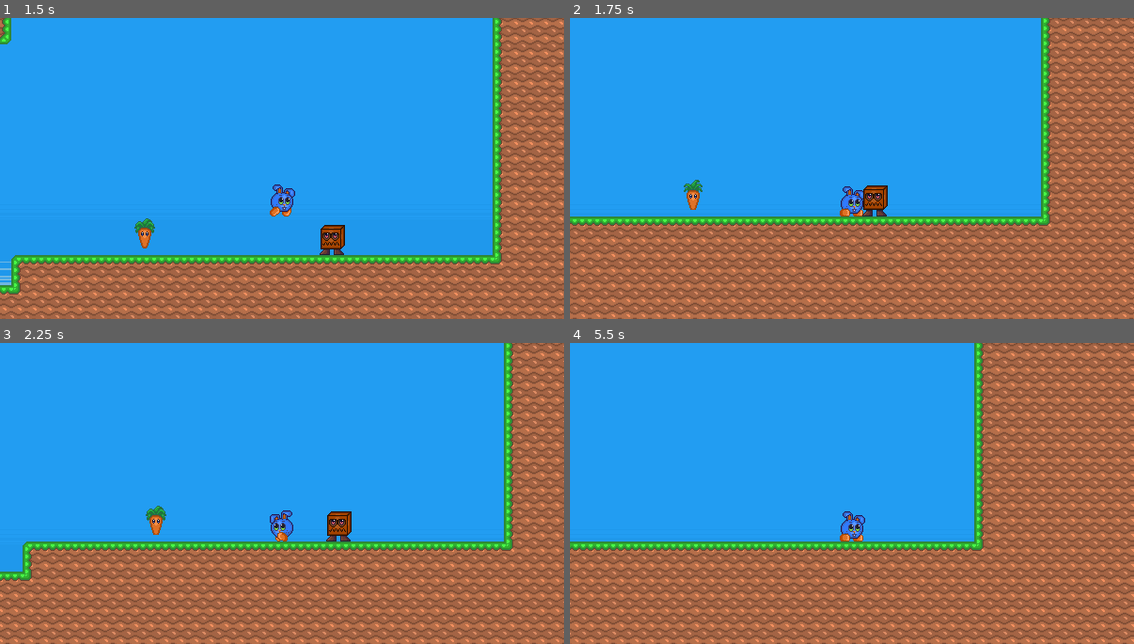
Above: before the commit, frames 1-4 (two rows, left to right).
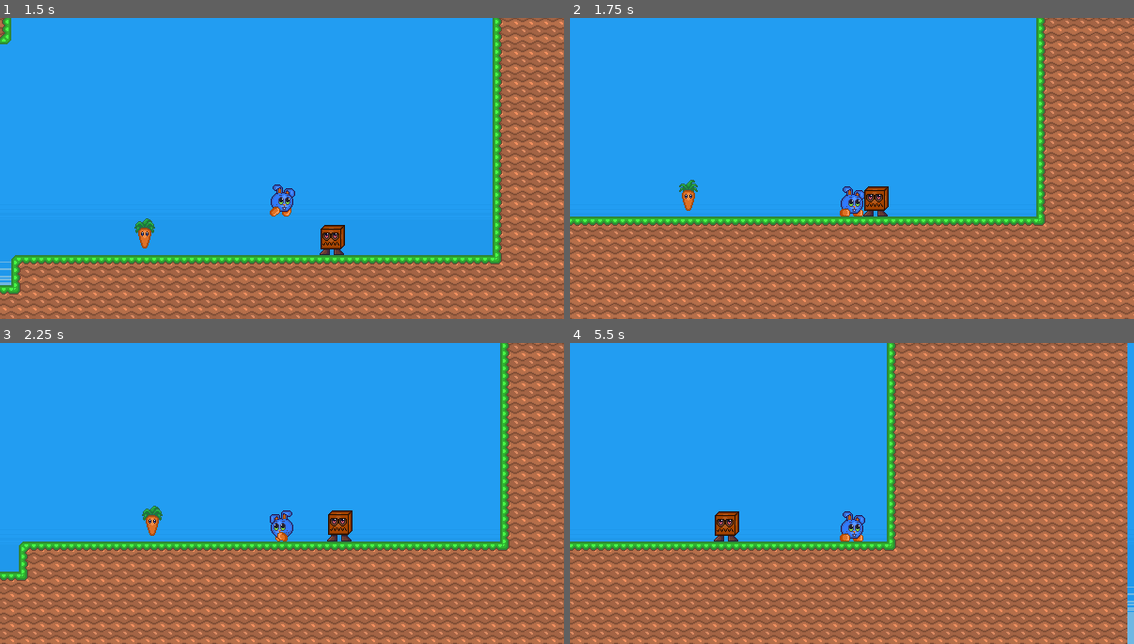
Above: after the commit, the same moments.

Repository: jimmycalhado/Moneko
Game: Godot game, scene res://Scene/fases/test.tscn
Same seed, same stepped clock (60 frames per second), same inputs: the game is played once before the commit and once after it. The project has no main scene, so this scene is started directly.
Inputs:
- Up to frame 1 (1.5 s): hold Right (ui_right) from 0.53 s (still down); tap Space (pulo) at 0.77 s
- Up to frame 2 (1.75 s): keep holding Right (ui_right); tap Space (pulo) at 1.52 s
- Up to frame 3 (2.25 s): release Right (ui_right) at 2.03 s; hold Left (ui_left) from 2.03 s (still down)
- Up to frame 4 (5.5 s): release Left (ui_left) at 2.78 s; hold Right (ui_right) 2.78-4.28 s; tap Space (pulo) at 3.02, 3.77, 4.52 s; hold Left (ui_left) 4.28-5.03 s; hold Right (ui_right) from 5.03 s (still down)

Frame 1 is identical in both runs. In frame 2, 18% of the frame differs, in the area x 0-100%, y 0-100%; in frame 3, 17%; in frame 4, 31%.

Commit message:
adicionado vida ao moneko

Diff:
--- a/Scene/personagens/Moneko/moneko.tscn
+++ b/Scene/personagens/Moneko/moneko.tscn
@@ -1,13 +1,16 @@
-[gd_scene load_steps=10 format=3 uid="uid://g0j2plpdk1f4"]
+[gd_scene load_steps=11 format=3 uid="uid://g0j2plpdk1f4"]
 
 [ext_resource type="Texture2D" uid="uid://xrgotcegwjtk" path="res://Sprites/personagens/moneko/moelho-Sheet.png" id="1_bl86s"]
 [ext_resource type="Script" path="res://Scripts/moneko/moneko.gd" id="1_gk6ue"]
 
+[sub_resource type="RectangleShape2D" id="RectangleShape2D_6m85r"]
+size = Vector2(26, 29.6296)
+
 [sub_resource type="RectangleShape2D" id="RectangleShape2D_dj4rq"]
-size = Vector2(24, 23)
+size = Vector2(24, 4)
 
-[sub_resource type="RectangleShape2D" id="RectangleShape2D_1o3qu"]
-size = Vector2(25, 28)
+[sub_resource type="CircleShape2D" id="CircleShape2D_p6g8l"]
+radius = 10.5
 
 [sub_resource type="Animation" id="Animation_4fmck"]
 length = 0.001
@@ -83,7 +86,7 @@
 "run": SubResource("Animation_72f4i")
 }
 
-[node name="Moneko" type="CharacterBody2D" groups=["heroi"]]
+[node name="Moneko" type="CharacterBody2D" groups=["player"]]
 position = Vector2(0, -16)
 script = ExtResource("1_gk6ue")
 
@@ -91,20 +94,31 @@
 texture = ExtResource("1_bl86s")
 hframes = 10
 
-[node name="Area2D" type="Area2D" parent="."]
+[node name="fisicaMundo" type="CollisionShape2D" parent="."]
+position = Vector2(0, 9.53674e-07)
+scale = Vector2(1, 1.08)
+shape = SubResource("RectangleShape2D_6m85r")
+debug_color = Color(0, 0.6, 0.247059, 0.0352941)
 
-[node name="CollisionShape2D" type="CollisionShape2D" parent="Area2D"]
-position = Vector2(0, 4.5)
+[node name="hit" type="Area2D" parent="."]
+position = Vector2(0, 14)
+
+[node name="colisionHit" type="CollisionShape2D" parent="hit"]
 shape = SubResource("RectangleShape2D_dj4rq")
 debug_color = Color(0, 0.6, 0.701961, 0.164706)
 
-[node name="CollisionShape2D" type="CollisionShape2D" parent="."]
-position = Vector2(-0.5, 2)
-shape = SubResource("RectangleShape2D_1o3qu")
+[node name="hut" type="Area2D" parent="."]
+position = Vector2(0, 3)
+
+[node name="colisionHut" type="CollisionShape2D" parent="hut"]
+scale = Vector2(1.24, 0.920001)
+shape = SubResource("CircleShape2D_p6g8l")
 debug_color = Color(0.894118, 0.215686, 0.6, 0.196078)
 
 [node name="AnimationPlayer" type="AnimationPlayer" parent="."]
 libraries = {
 "": SubResource("AnimationLibrary_bchwp")
 }
-autoplay = "idle"
+autoplay = "RESET"
+
+[connection signal="body_entered" from="hut" to="." method="_on_hut_body_entered"]
--- a/Scene/personagens/inimigos/Caenha/caenha.tscn
+++ b/Scene/personagens/inimigos/Caenha/caenha.tscn
@@ -1,10 +1,13 @@
-[gd_scene load_steps=9 format=3 uid="uid://h8wq4tffwxkq"]
+[gd_scene load_steps=10 format=3 uid="uid://h8wq4tffwxkq"]
 
 [ext_resource type="Texture2D" uid="uid://bababdqp885ws" path="res://Sprites/personagens/inimigos/Caenha/caenha.png" id="1_2biph"]
 [ext_resource type="Script" path="res://Scripts/inimigos/Caenha/caenha.gd" id="1_qpe10"]
 
 [sub_resource type="RectangleShape2D" id="RectangleShape2D_ym3gv"]
 size = Vector2(25, 31)
+
+[sub_resource type="RectangleShape2D" id="RectangleShape2D_w1t5m"]
+size = Vector2(26, 25)
 
 [sub_resource type="Animation" id="Animation_eqgj2"]
 length = 0.001
@@ -23,7 +26,7 @@
 tracks/1/type = "value"
 tracks/1/imported = false
 tracks/1/enabled = true
-tracks/1/path = NodePath("CollisionShape2D:shape:size")
+tracks/1/path = NodePath("hutBox:shape:size")
 tracks/1/interp = 1
 tracks/1/loop_wrap = true
 tracks/1/keys = {
@@ -35,7 +38,7 @@
 tracks/2/type = "value"
 tracks/2/imported = false
 tracks/2/enabled = true
-tracks/2/path = NodePath("CollisionShape2D:position")
+tracks/2/path = NodePath("hutBox:position")
 tracks/2/interp = 1
 tracks/2/loop_wrap = true
 tracks/2/keys = {
@@ -64,7 +67,7 @@
 tracks/1/type = "value"
 tracks/1/imported = false
 tracks/1/enabled = true
-tracks/1/path = NodePath("CollisionShape2D:shape:size")
+tracks/1/path = NodePath("hutBox:shape:size")
 tracks/1/interp = 1
 tracks/1/loop_wrap = true
 tracks/1/keys = {
@@ -76,7 +79,7 @@
 tracks/2/type = "value"
 tracks/2/imported = false
 tracks/2/enabled = true
-tracks/2/path = NodePath("CollisionShape2D:position")
+tracks/2/path = NodePath("hutBox:position")
 tracks/2/interp = 1
 tracks/2/loop_wrap = true
 tracks/2/keys = {
@@ -123,10 +126,15 @@
 texture = ExtResource("1_2biph")
 hframes = 8
 
-[node name="CollisionShape2D" type="CollisionShape2D" parent="."]
+[node name="hutBox" type="CollisionShape2D" parent="."]
 position = Vector2(0.75, 0.5)
 shape = SubResource("RectangleShape2D_ym3gv")
 debug_color = Color(0, 0.6, 0.701961, 0.223529)
+
+[node name="hitBox" type="CollisionShape2D" parent="."]
+position = Vector2(1, -2.5)
+shape = SubResource("RectangleShape2D_w1t5m")
+debug_color = Color(0.254902, 0.631373, 0.223529, 0.419608)
 
 [node name="AnimationPlayer" type="AnimationPlayer" parent="."]
 libraries = {
@@ -136,7 +144,7 @@
 
 [node name="Area2D" type="Area2D" parent="."]
 
-[node name="CollisionShape2D" type="CollisionShape2D" parent="Area2D"]
+[node name="detectaPlayer" type="CollisionShape2D" parent="Area2D"]
 rotation = 1.5708
 shape = SubResource("CapsuleShape2D_hg2nf")
 debug_color = Color(0.835294, 0.384314, 0.14902, 0.0901961)
--- a/Scripts/moneko/moneko.gd
+++ b/Scripts/moneko/moneko.gd
@@ -5,6 +5,7 @@
 
 @onready var sprite: Sprite2D = $moneko
 @onready var animation: AnimationPlayer = $AnimationPlayer
+
 
 @export var speed: int = 3
 @export_range(0, 1) var lerp_factor = 0.15
@@ -61,3 +62,13 @@
 		sprite.flip_h = false
 	elif velocity.x < 0:
 		sprite.flip_h = true
+
+
+
+
+
+func _on_hut_body_entered(body):
+	if body.is_in_group("inimigos"):
+		vida -= 1
+		if vida == 0:
+			queue_free()
--- a/project.godot
+++ b/project.godot
@@ -22,7 +22,6 @@
 
 window/size/viewport_width=600
 window/size/viewport_height=320
-window/size/mode=2
 window/stretch/mode="canvas_items"
 
 [input]
